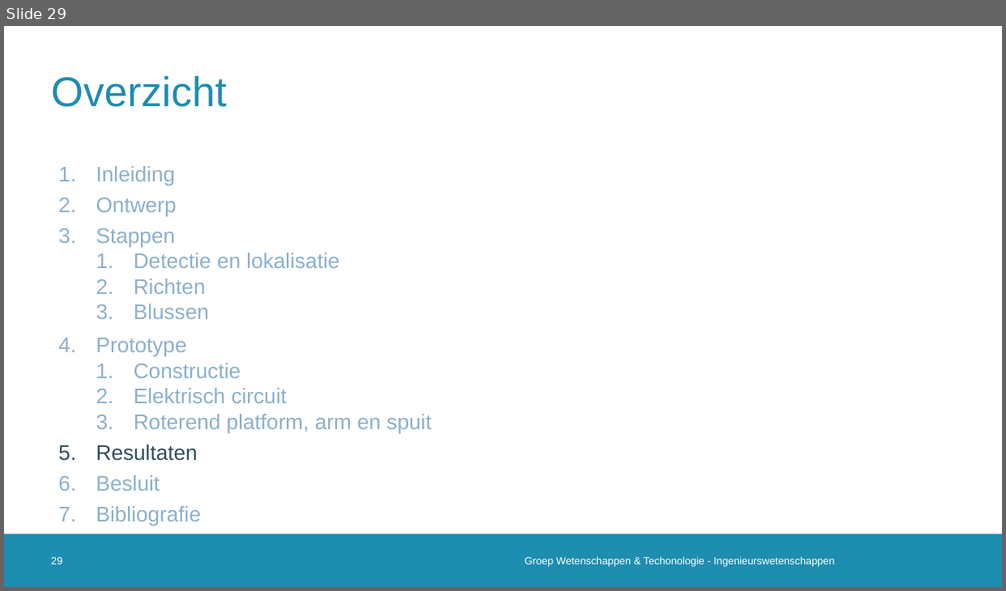
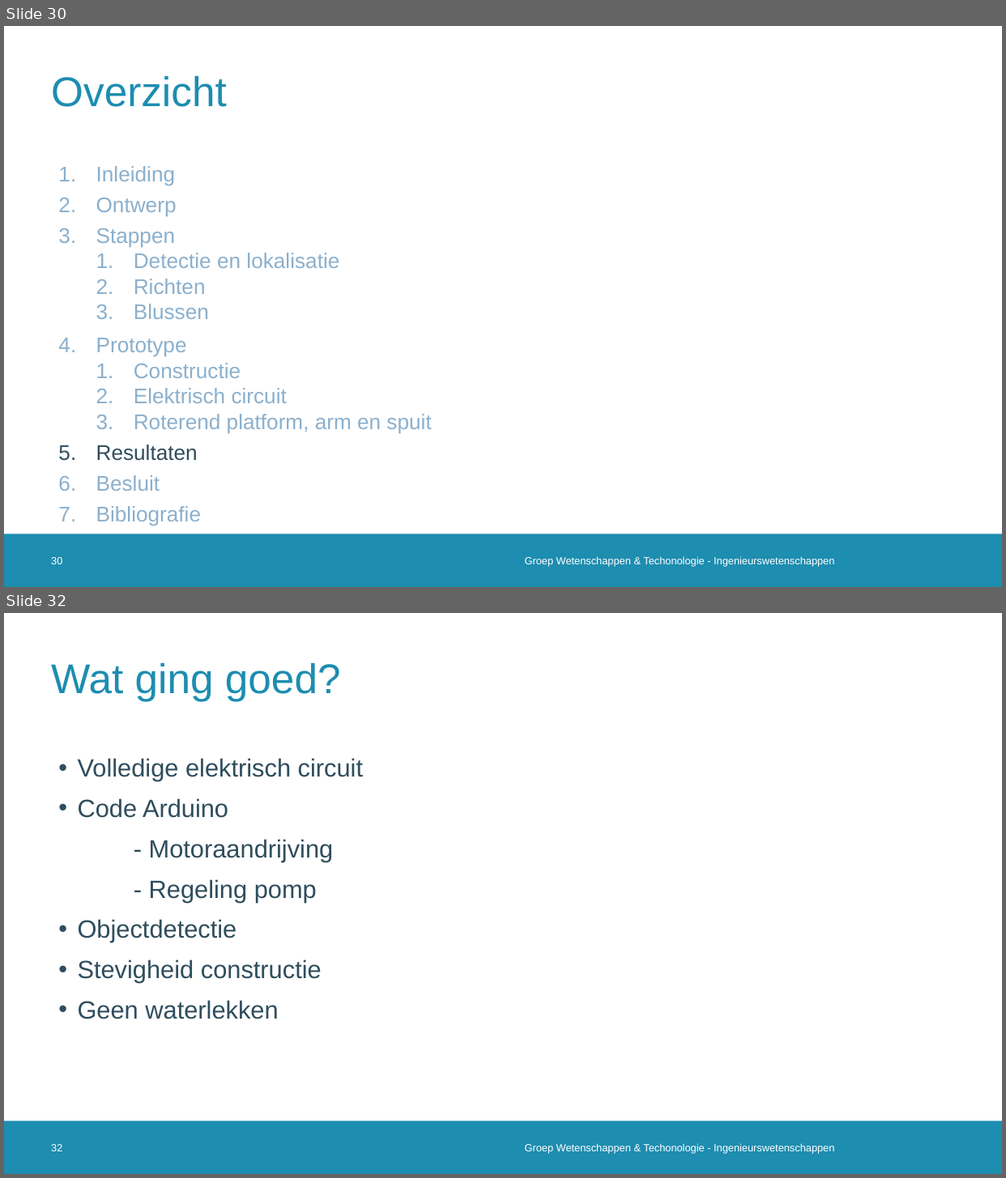
Before and after one commit to 2023-2022-KULAK-IW/2022_2023_Probleemoplossen_en_Ontwerpen_2, a slide deck: LATEX + ppt/Tussentijdse Presentatie .pptx. Shown one above the other, each under a label of ours: slide 29 before the commit, slides 30 and 32 after it; the slides between them are not shown. The pictures are 1006x591 and 1006x1178 pixels, drawn with LibreOffice and Linux fonts; fonts in the diff are those of the drawing; background and template pictures are left out. Boxes give left, top, right and bottom in pixels: in the first picture for what was removed or moved away, otherwise in the second. Text is boxed around its words. In the diff, an @@ line names an element or a change of style, - is before the commit and + after.

```diff
--- a/LATEX + ppt/Tussentijdse Presentatie .pptx
+++ b/LATEX + ppt/Tussentijdse Presentatie .pptx
@@ slide 32 added at (x1=4, y1=613, x2=1002, y2=1174), background #FFFFFF; not listed: 1 template element that a slide beside it also shows @@
@@ title added at (x1=51, y1=662, x2=341, y2=701), 40 pt, text #1D8DB0 @@
+Wat ging goed?
@@ text added at (x1=78, y1=758, x2=363, y2=1020), 24 pt, text #2F4D5D @@
+• Volledige elektrisch circuit
+• Code Arduino
+- Motoraandrijving
+- Regeling pomp
+• Objectdetectie
+• Stevigheid constructie
+• Geen waterlekken
@@ page number added at (x1=51, y1=1144, x2=62, y2=1152), 10 pt, text #FFFFFF @@
+32
@@ text added at (x1=525, y1=1144, x2=834, y2=1154), 10 pt, text #FFFFFF @@
+Groep Wetenschappen & Techonologie - Ingenieurswetenschappen
@@ what was slide 29 is now slide 30 @@
@@ page number at (x1=51, y1=557, x2=62, y2=565): text changed @@
-29
+30
```
Also in this commit, not shown: 12 slides changed, 3 other slides added, 3 other files.
